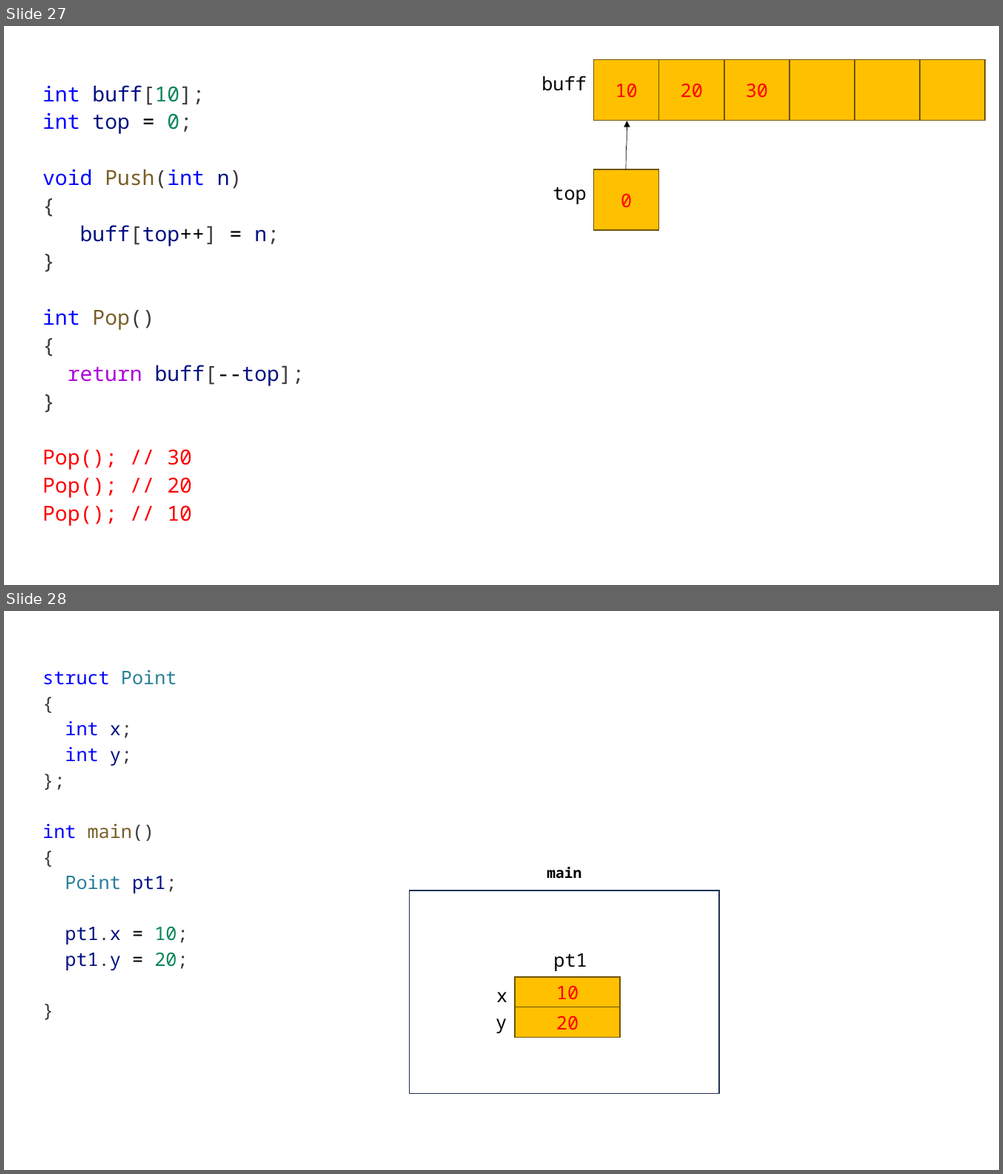
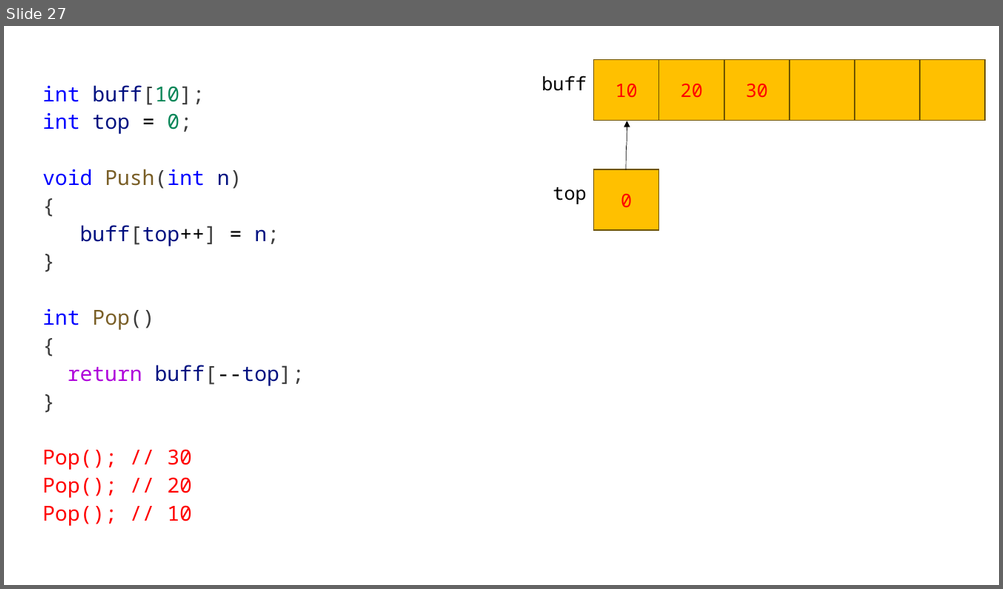
Before and after one commit to yoondev-classroom/cpp_250512, a slide deck: cpp_250512.pptx. Shown one above the other, each under a label of ours: slides 27 and 28 before the commit, slide 27 after it. The pictures are 1003x1174 and 1003x589 pixels, drawn with LibreOffice and Linux fonts; fonts in the diff are those of the drawing. Boxes give left, top, right and bottom in pixels: in the first picture for what was removed or moved away, otherwise in the second. Text is boxed around its words. In the diff, an @@ line names an element or a change of style, - is before the commit and + after.

```diff
--- a/cpp_250512.pptx
+++ b/cpp_250512.pptx
@@ slide 28 removed at [4,611,999,1170], background #FFFFFF @@
@@ text removed at [42,670,188,971] @@
-struct Point
-{
-int x;
-int y;
-};
-int main()
-{
-Point pt1;
-pt1.x = 10;
-pt1.y = 20;
-}
@@ text removed at [546,867,581,879] @@
-main
@@ rectangle removed at [409,891,719,1093] @@
-0x16ce92c2c
@@ text removed at [553,954,586,971] @@
-pt1
@@ rectangle removed at [515,977,620,1007] @@
-10
@@ text removed at [496,992,507,1002] @@
-x
@@ rectangle removed at [515,1008,620,1038] @@
-20
@@ text removed at [495,1019,506,1034] @@
-y
```
Also in this commit, not shown: 2 slides added, 1 other file.
